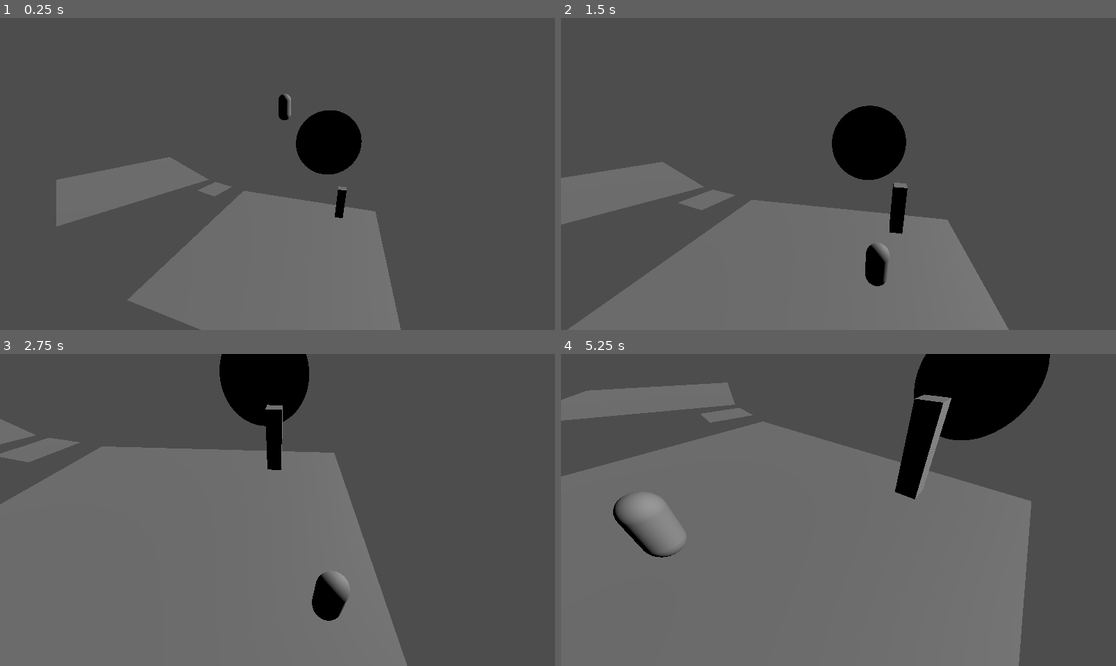
Above: before the commit, frames 1-4 (two rows, left to right).
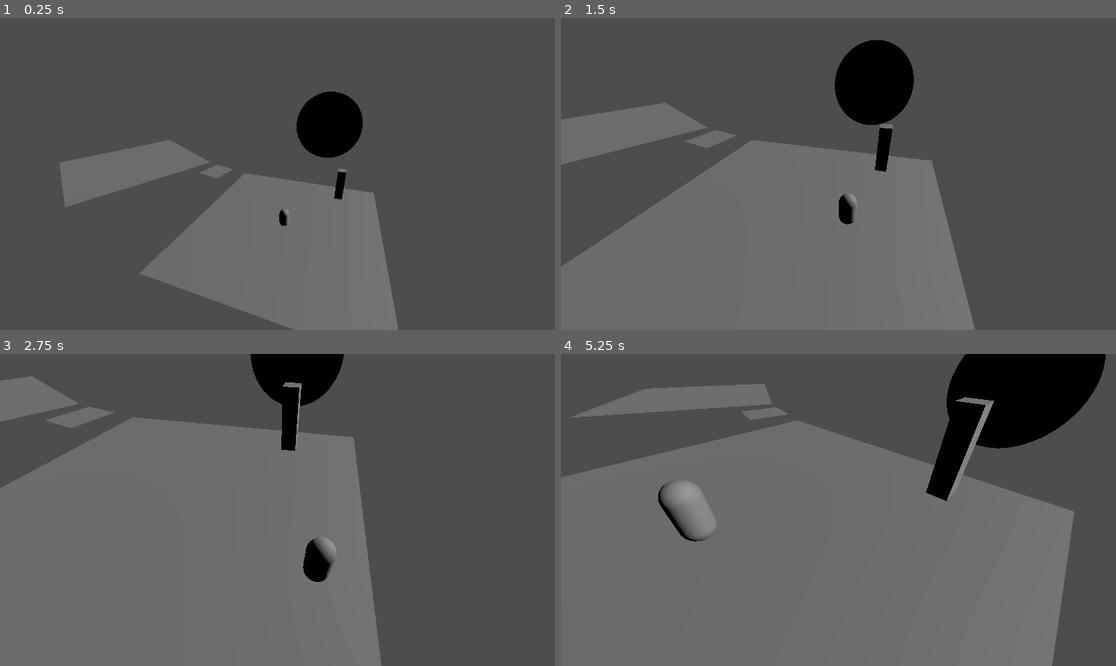
Above: after the commit, the same moments.

Repository: GreggSchaffter/gwj69project
Game: Godot game, scene res://scenes/game_world.tscn
Two runs of this game, one before a commit and one after it. Both use one fixed random seed, a clock stepped at 60 frames per second and the inputs below.
Inputs:
- Up to frame 1 (0.25 s): no input
- Up to frame 2 (1.5 s): hold D (right) 0.53-1.28 s; hold E (interact) 0.53-1.28 s; tap Space (jump) at 0.77 s; hold S (down) from 1.28 s (still down); tap E (interact) at 1.35 s
- Up to frame 3 (2.75 s): tap Space (jump) at 1.52 s; release S (down) at 2.03 s; hold D (right) from 2.03 s (still down); hold E (interact) from 2.03 s (still down)
- Up to frame 4 (5.25 s): release D (right) at 2.78 s; release E (interact) at 2.78 s; hold W (up) 2.78-3.53 s; tap E (interact) at 2.85, 4.35 s; tap Space (jump) at 3.02, 3.77, 4.52 s; hold E (interact) 3.53-4.28 s; hold A (left) 3.53-5.03 s; hold S (down) from 5.03 s (still down); hold E (interact) from 5.03 s (still down)

The runs differ from the first frame. In frame 1, 9.2% of the frame differs, in the area x 10-73%, y 23-100%; in frame 2, 24%, in the area x 0-81%, y 7-100%; in frame 3, 12%; in frame 4, 15%.

Commit message:
Moved the player down a bit.

Diff:
--- a/scenes/game_world.tscn
+++ b/scenes/game_world.tscn
@@ -68,7 +68,7 @@
 [node name="GameWorld" type="Node3D"]
 
 [node name="Player" type="CharacterBody3D" parent="." groups=["player"]]
-transform = Transform3D(1, 0, 0, 0, 1, 0, 0, 0, 1, -49.1461, 14.3785, 0)
+transform = Transform3D(1, 0, 0, 0, 1, 0, 0, 0, 1, -49.1461, 1.64095, 0)
 script = ExtResource("1_vcuue")
 metadata/_edit_group_ = true
 
